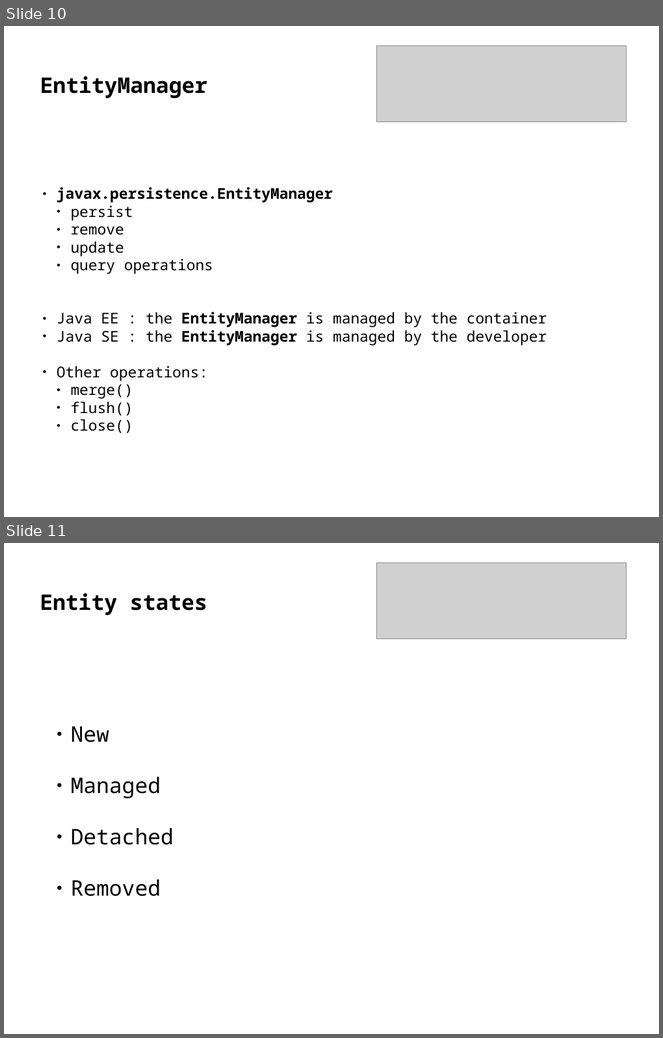
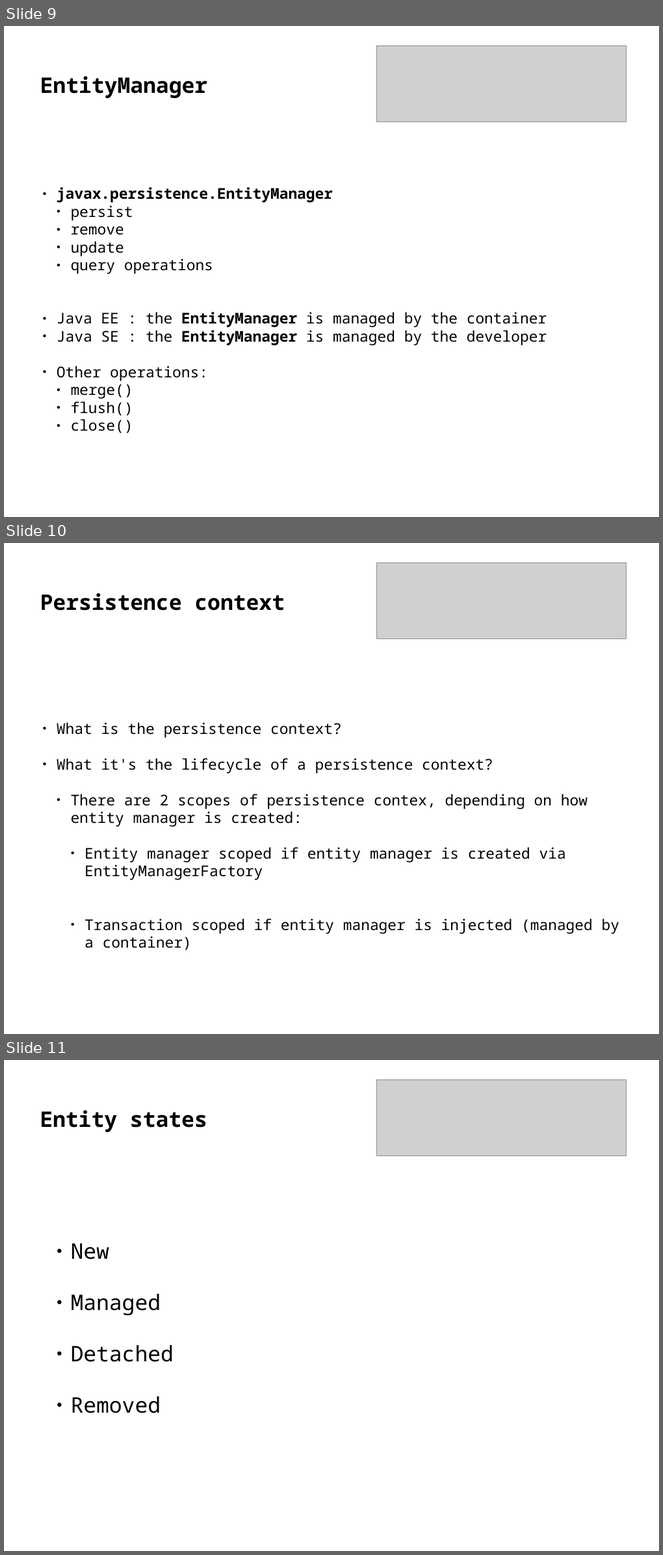
Before and after one commit to delia-popescu/hibernate-jpa-demo, a slide deck: src/main/resources/jpa.odp. Shown one above the other, each under a label of ours: slides 10 and 11 before the commit, slides 9, 10 and 11 after it. The pictures are 663x1038 and 663x1555 pixels, drawn with LibreOffice and Linux fonts; fonts in the diff are those of the drawing; grey boxes stand for pictures. Boxes give left, top, right and bottom in pixels: in the first picture for what was removed or moved away, otherwise in the second. Text is boxed around its words. In the diff, an @@ line names an element or a change of style, - is before the commit and + after.

```diff
--- a/src/main/resources/jpa.odp
+++ b/src/main/resources/jpa.odp
@@ slide 10 added at bbox=[4, 543, 659, 1034], background #FFFFFF @@
@@ picture added at bbox=[377, 563, 627, 639] @@
@@ title added at bbox=[40, 593, 285, 611], 26 pt, text #000000, bold @@
+Persistence context
@@ text added at bbox=[57, 722, 620, 951], 18 pt, text #000000 @@
+● What is the persistence context?
+● What it's the lifecycle of a persistence context?
+  ● There are 2 scopes of persistence contex, depending on how entity manager is created:
+    ● Entity manager scoped if entity manager is created via EntityManagerFactory
+    ● Transaction scoped if entity manager is injected (managed by a container)
@@ what was slide 10 is now slide 9 @@
```
Also in this commit, not shown: 5 slides changed, 2 slides removed, 28 other files.
